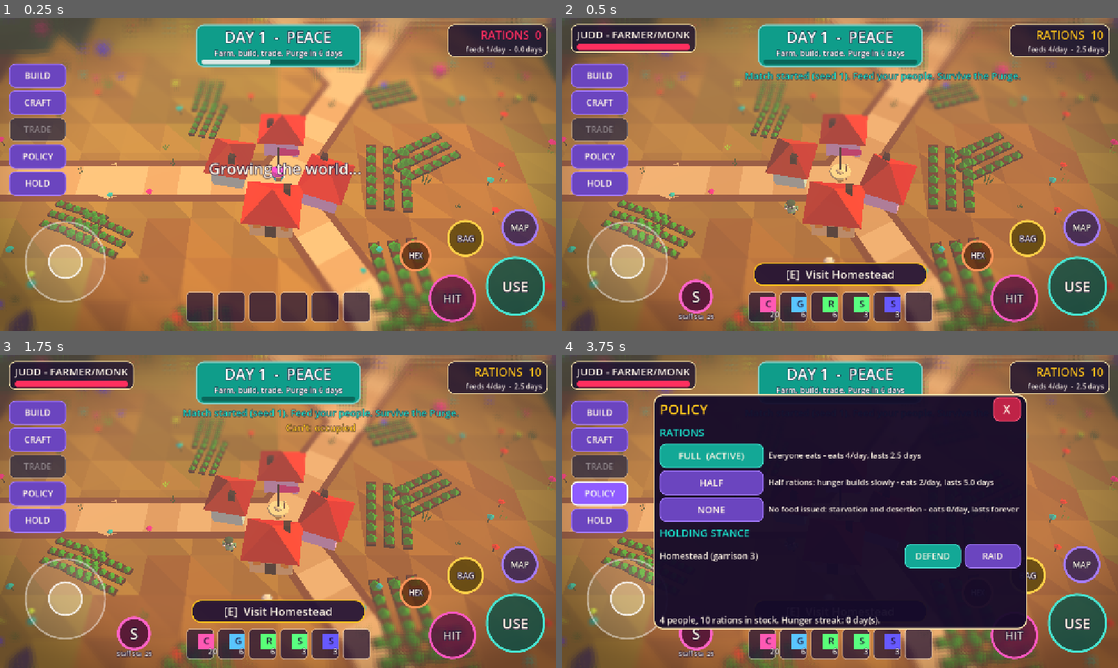
Above: before the commit, frames 1-4 (two rows, left to right).
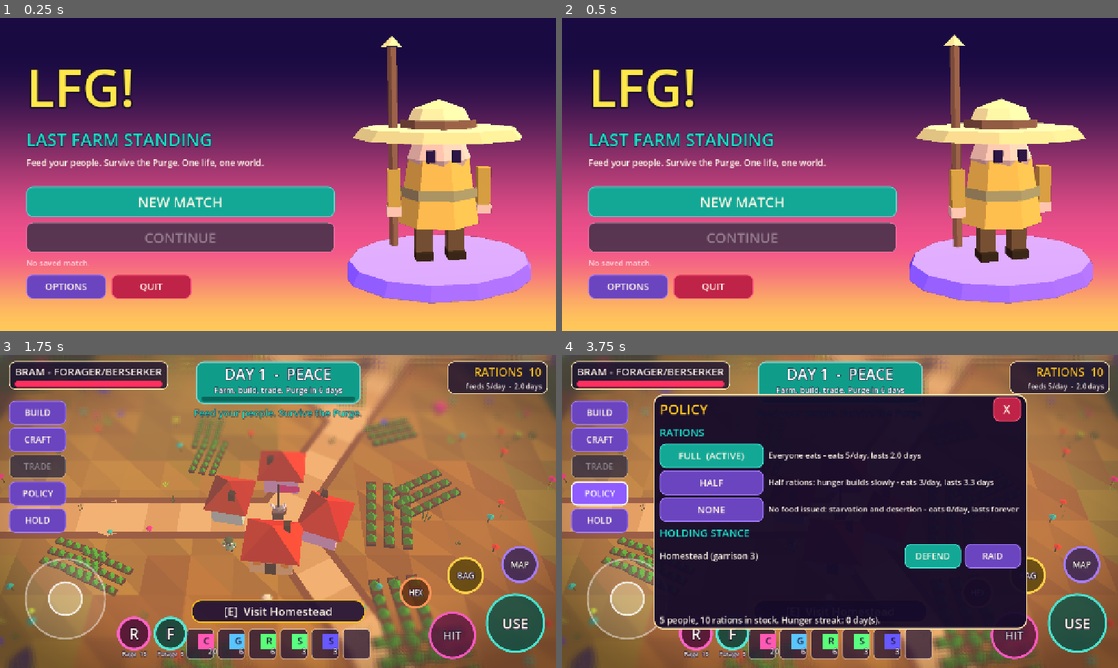
Above: after the commit, the same moments.

Repository: jared11stevenson-ops/lfg-2
Game: Godot game, scene res://main/main.tscn
Two runs of this game, one before a commit and one after it. Both use one fixed random seed, a clock stepped at 60 frames per second and the inputs below.
Inputs (mouse positions are in pixels of both pictures, inside the frame that each line leads up to):
- Up to frame 1 (0.25 s): no input
- Up to frame 2 (0.5 s): no input
- Up to frame 3 (1.75 s): click (177, 539) at 0.5 s, where only the run after the commit has a clickable "NEW MATCH"; click (489, 646) at 1.25 s, where only the run after the commit has a clickable "PLAY"
- Up to frame 4 (3.75 s): click "BUILD" at 2 s; click "CRAFT" at 2.75 s; click "POLICY" at 3.5 s

The runs differ from the first frame. In frame 1, 98% of the frame differs, in the area x 0-100%, y 0-100%; in frame 2, 97%; in frame 3, 3.1%; in frame 4, 1.6%.

Commit message:
Lead: wire MenuFlow, LocalSession, panels, abilities into main scene
Co-Authored-By: Claude Sonnet 5.5 <noreply@anthropic.com>
Claude-Session: https://claude.ai/code/session_016RWPuPUYHXU7mCfFED3ojH

Diff:
--- a/main/game.gd
+++ b/main/game.gd
@@ -1,15 +1,21 @@
 extends Node
-## Autoload "Game": bridge between Rules (pure) and presentation.
+## Autoload "Game": holds the active GameSession (local or online) and re-exposes state/events to presentation.
 signal events_emitted(events: Array)
 signal state_replaced()
+var session: GameSession
 var state: RefCounted
+func use_session(s: GameSession) -> void:
+	if session != null:
+		session.close()
+		session.queue_free()
+	session = s
+	add_child(s)
+	state = s.state
+	s.events_emitted.connect(func(e: Array) -> void: events_emitted.emit(e))
+	s.state_replaced.connect(func() -> void:
+		state = s.state
+		state_replaced.emit())
+func command(type: StringName, args: Dictionary = {}) -> Dictionary:
+	return session.command(type, args) if session != null else {"ok": false, "error": "no_session"}
 func submit(cmd: Dictionary) -> Dictionary:
-	var res: Dictionary = Rules.apply(state, cmd)
-	if res.get("ok", false):
-		events_emitted.emit(res.get("events", []))
-	return res
-func _process(dt: float) -> void:
-	if state != null:
-		var ev: Array = Rules.tick(state, dt)
-		if ev.size() > 0:
-			events_emitted.emit(ev)
+	return session.submit(cmd) if session != null else {"ok": false, "error": "no_session"}
--- a/main/journey.gd
+++ b/main/journey.gd
@@ -14,11 +14,11 @@
 	var n: int = 0
 	for h in HexGrid.ring_within(here, 1):
 		if n >= 4: break
-		var r: Dictionary = m._cmd(&"plant", {"crop": "lfg:crop/glowfruit", "hex": h})
-		log.append("plant %s -> %s" % [h, r.get("ok")])
+		var r: Dictionary = m.cmd(&"plant", {"crop": "lfg:crop/glowfruit", "hex": h})
+		log.append("plant %s -> %s %s" % [h, r.get("ok"), r.get("error")])
 		if r.get("ok"):
 			n += 1
-			m._cmd(&"water", {"hex": h})
+			m.cmd(&"water", {"hex": h})
 	m.stage.farm.sync_from_state(st)
 	await _shot("02_planted")
 	var pid: int = st.player_id
--- a/main/main.gd
+++ b/main/main.gd
@@ -1,78 +1,108 @@
 extends Node
-## Playable entry: Rules (pure) + WorldStage (presentation) wired through the Game autoload.
-## Controls: WASD/stick move, USE (E / button) plants/waters/harvests the nearest plot, HIT (F) attacks, N = new match.
-const CLASS_ID := &"lfg:class/judd"
+## Playable entry: MenuFlow -> LocalSession (Rules) -> WorldStage. Online play swaps in OnlineSession.
+## Controls: WASD/stick move, USE/E interact (plot: water/harvest, else plant), HIT/F attack nearest, abilities on bar, B build, N menu.
 var stage: WorldStage
-var seq: int = 1000
+var menu: MenuFlow
 var seed_value: int = 1
-var _sync_t: float = 0.0
 var _over: bool = false
+var _slot: int = 0
 
 func _ready() -> void:
-	var args: PackedStringArray = OS.get_cmdline_user_args()
-	for a in args:
+	for a in OS.get_cmdline_user_args():
 		if a.begins_with("--seed="):
 			seed_value = int(a.get_slice("=", 1))
-	_new_match()
+	menu = MenuFlow.new()
+	add_child(menu)
+	menu.new_match_requested.connect(func(cid: String, sd: int) -> void: _start(LocalSession.new_game(sd, StringName(cid), _slot, MenuApi.new_match_opts(), MenuApi.meta())))
+	menu.continue_requested.connect(_continue)
+	menu.endless_requested.connect(func() -> void: _over = false)
+	menu.quit_requested.connect(func() -> void: get_tree().quit())
+	menu.options_changed.connect(func(o: Dictionary) -> void:
+		if stage != null:
+			stage.apply_options(o))
+	Game.events_emitted.connect(_on_events)
 	if "--journey" in OS.get_cmdline_user_args():
+		menu.hide_all()
+		_start(LocalSession.new_game(seed_value, &"lfg:class/judd", -1, {}, null))
 		var j: Node = load("res://main/journey.gd").new()
 		add_child(j)
 		j.run(self)
+	else:
+		menu.show_menu()
 
-func _new_match() -> void:
+func _continue() -> void:
+	var s: LocalSession = LocalSession.continue_slot(MenuApi.continue_slot(), MenuApi.meta())
+	if s == null:
+		menu.show_menu()
+		return
+	_start(s)
+
+func _start(s: GameSession) -> void:
+	if s == null:
+		menu.show_menu()
+		return
 	if stage != null:
 		stage.queue_free()
+		stage = null
 	_over = false
-	Game.state = Rules.new_match(seed_value, CLASS_ID)
+	Game.use_session(s)
 	stage = WorldStage.new()
 	add_child(stage)
-	if not Game.events_emitted.is_connected(_on_events):
-		Game.events_emitted.connect(_on_events)
+	move_child(stage, 0)
 	stage.interact_requested.connect(_on_interact)
 	stage.action_requested.connect(_on_hit)
+	stage.ability_requested.connect(func(id: String) -> void: _report(Game.command(&"use_ability", {"ability": id}), "Ability used"))
+	var p: UiPanels = stage.panels
+	p.build_requested.connect(func(b: String, h: int, hx: Vector2i) -> void: _send(UiCommands.build(b, h, hx), "Built"))
+	p.craft_requested.connect(func(r: String, q: int) -> void: _send(UiCommands.craft(r, q), "Crafted"))
+	p.trade_requested.connect(func(h: int, sd: String, it: String, q: int) -> void: _send(UiCommands.trade(h, sd, it, q), "Traded"))
+	p.policy_requested.connect(func(k: String, v: String, h: int) -> void: _send(UiCommands.policy(k, v, h), "Policy set"))
+	p.demolish_requested.connect(func(h: int, b: String) -> void: _send(UiCommands.demolish(h, b), "Demolished"))
 	await stage.start_from_state(Game.state)
 	stage.player.hex_changed.connect(_on_hex)
-	stage.hud.toast("Match started (seed %d). Feed your people. Survive the Purge." % seed_value, UiStyle.GOOD, 5.0)
+	stage.hud.toast("Feed your people. Survive the Purge.", UiStyle.GOOD, 5.0)
 
-func _cmd(type: StringName, args: Dictionary) -> Dictionary:
-	seq += 1
-	return Game.submit({"type": type, "actor": Game.state.player_id, "seq": seq, "args": args})
+func _send(c: Dictionary, ok_text: String) -> void:
+	var res: Dictionary = Game.command(c["type"], c["args"])
+	_report(res, ok_text)
+	if stage != null:
+		stage.panels.refresh()
 
 func _on_hex(offset_hex: Vector2i) -> void:
-	_cmd(&"move_intent", {"to": HexMath.offset_to_axial(offset_hex)})
+	Game.command(&"move_intent", {"to": HexMath.offset_to_axial(offset_hex)})
 
 func _on_interact(kind: StringName, data: Dictionary) -> void:
 	if kind == &"plot":
 		var hx: Vector2i = _parse(String(data["id"]))
-		var res: Dictionary
-		match int(data["stage"]):
-			FarmLayer.Stage.RIPE: res = _cmd(&"harvest", {"hex": hx})
-			FarmLayer.Stage.WILTED: res = _cmd(&"harvest", {"hex": hx})
-			_: res = _cmd(&"water", {"hex": hx})
-		_report(res, String(data["label"]))
+		var st: int = int(data["stage"])
+		var t: StringName = &"harvest" if st == FarmLayer.Stage.RIPE or st == FarmLayer.Stage.WILTED else &"water"
+		_report(Game.command(t, {"hex": hx}), String(data["label"]))
+	elif kind == &"holding":
+		stage.panels.open(&"holding")
 	else:
-		var here: Vector2i = HexMath.offset_to_axial(stage.player.current_hex)
-		var res2: Dictionary = _cmd(&"plant", {"crop": "lfg:crop/glowfruit", "hex": here})
-		_report(res2, "Planted glowfruit")
+		_report(Game.command(&"plant", {"crop": "lfg:crop/glowfruit", "hex": HexMath.offset_to_axial(stage.player.current_hex)}), "Planted glowfruit")
 
 func _on_hit() -> void:
-	var me: Dictionary = Game.state.actors[Game.state.player_id]
+	var st: MatchState = Game.state
+	var me: Dictionary = st.actors[st.player_id]
 	var best: int = -1
 	var bd: int = 99
-	for id in Game.state.actors:
-		var t: Dictionary = Game.state.actors[id]
-		if int(id) == Game.state.player_id or not t["alive"]:
+	for id in st.actors:
+		var t: Dictionary = st.actors[id]
+		if int(id) == st.player_id or not t["alive"] or int(t["faction"]) == int(me["faction"]):
 			continue
 		var d: int = HexGrid.distance(me["hex"], t["hex"])
 		if d < bd:
 			bd = d
 			best = int(id)
-	if best < 0:
-		stage.hud.toast("Nothing to hit", UiStyle.TEXT, 1.0)
+	if best < 0 or bd > 1:
+		stage.hud.toast("Nothing in reach", UiStyle.TEXT, 1.0)
 		return
-	_report(_cmd(&"attack", {"target": best}), "Hit!")
+	_report(Game.command(&"attack", {"target": best}), "Hit!")
 
 func _report(res: Dictionary, ok_text: String) -> void:
+	if stage == null:
+		return
 	if res.get("ok", false):
 		stage.hud.toast(ok_text, UiStyle.GOOD, 1.2)
 	else:
@@ -86,18 +116,28 @@
 	if stage == null:
 		return
 	stage.on_events(events, Game.state)
+	if _over:
+		return
+	var st: MatchState = Game.state
+	var extra: Dictionary = {"day": int(st.clock["day"]), "class_label": stage.hud_model.get("class_label", "")}
 	for e in events:
-		if e.get("type", &"") == &"match_over" and not _over:
+		var t: StringName = e.get("type", &"")
+		if t == &"match_over" or t == &"victory":
 			_over = true
-			stage.hud.toast("MATCH OVER: %s. Press N for a new world." % String(e.get("reason", "")).replace("_", " "), UiStyle.BAD, 30.0)
-		elif e.get("type", &"") == &"victory":
-			stage.hud.toast("VICTORY: %s - the frontier continues." % String(e.get("kind", "")), UiStyle.GOOD, 8.0)
+			menu.handle_events(events, extra)
+			return
 
 func _unhandled_key_input(ev: InputEvent) -> void:
 	var k := ev as InputEventKey
 	if k != null and k.pressed and not k.echo:
-		if k.physical_keycode == KEY_N:
-			seed_value += 1
-			_new_match()
-		elif k.physical_keycode == KEY_E and false:
-			pass
+		match k.physical_keycode:
+			KEY_N: menu.show_menu()
+			KEY_B:
+				if stage != null:
+					stage.panels.toggle(&"build")
+			KEY_F:
+				if stage != null:
+					_on_hit()
+
+func cmd(type: StringName, args: Dictionary) -> Dictionary:
+	return Game.command(type, args)
